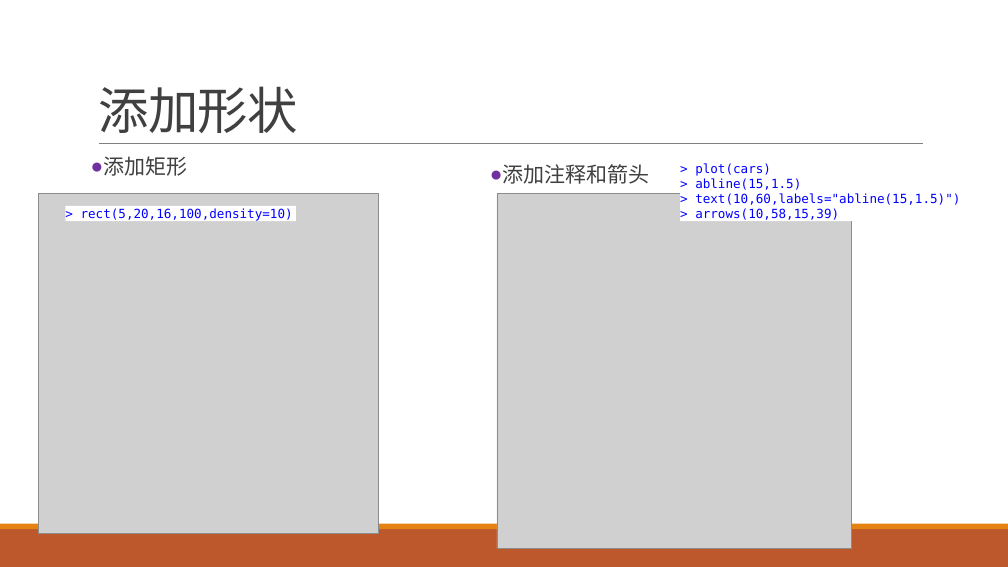
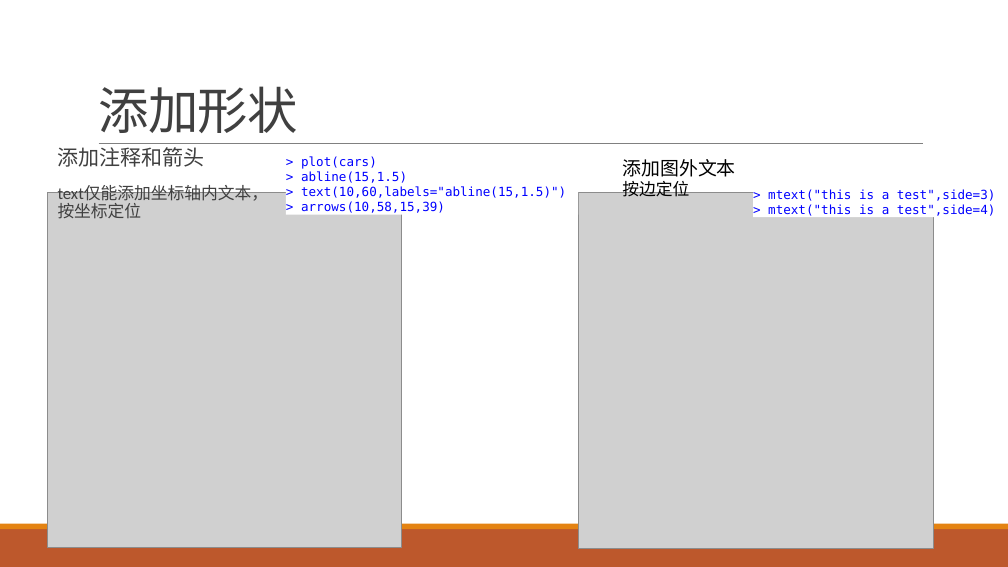
Before and after one commit to exoplanetX/DataAnalytics, a slide deck: slide 12 of 实验-5-数据可视化.pptx. Drawn at 1008x567 pixels with LibreOffice and Linux fonts; fonts in the diff are those of the drawing; grey boxes stand for pictures. Boxes give left, top, right and bottom in pixels: in the first picture for what was removed or moved away, otherwise in the second. Text is boxed around its words. In the diff, an @@ line names an element or a change of style, - is before the commit and + after.

```diff
--- a/实验-5-数据可视化.pptx
+++ b/实验-5-数据可视化.pptx
@@ text "添加注释和箭头": place and size @@
-text "添加注释和箭头" at (503, 164, 650, 184)
+text "添加注释和箭头" at (58, 147, 269, 219)
@@ text at (58, 147, 205, 167): bullet ● to none @@
@@ text removed at (103, 156, 187, 176) @@
-● 添加矩形
@@ text "> plot(cars)" rewrapped from (681, 160, 972, 222) to (301, 156, 566, 215) @@
@@ text added at (622, 159, 735, 197), 18 pt, text #000000 @@
+添加图外文本
+按边定位
@@ picture removed at (39, 194, 379, 534) @@
@@ picture: place and size @@
-picture at (497, 194, 851, 548)
+picture at (47, 193, 402, 547)
@@ text at (58, 185, 269, 219): paragraph added @@
+text仅能添加坐标轴内文本，按坐标定位
@@ rectangle removed at (66, 206, 296, 221) @@
-> rect(5,20,16,100,density=10)
@@ picture added at (578, 193, 934, 548) @@
@@ rectangle added at (753, 187, 1007, 217), fill #FFFFFF, 12 pt, text #0000FF @@
+> mtext("this is a test",side=3)
+> mtext("this is a test",side=4)
```
Also in this commit, not shown: 5 other slides changed, 1 slide removed, 2 other files.
